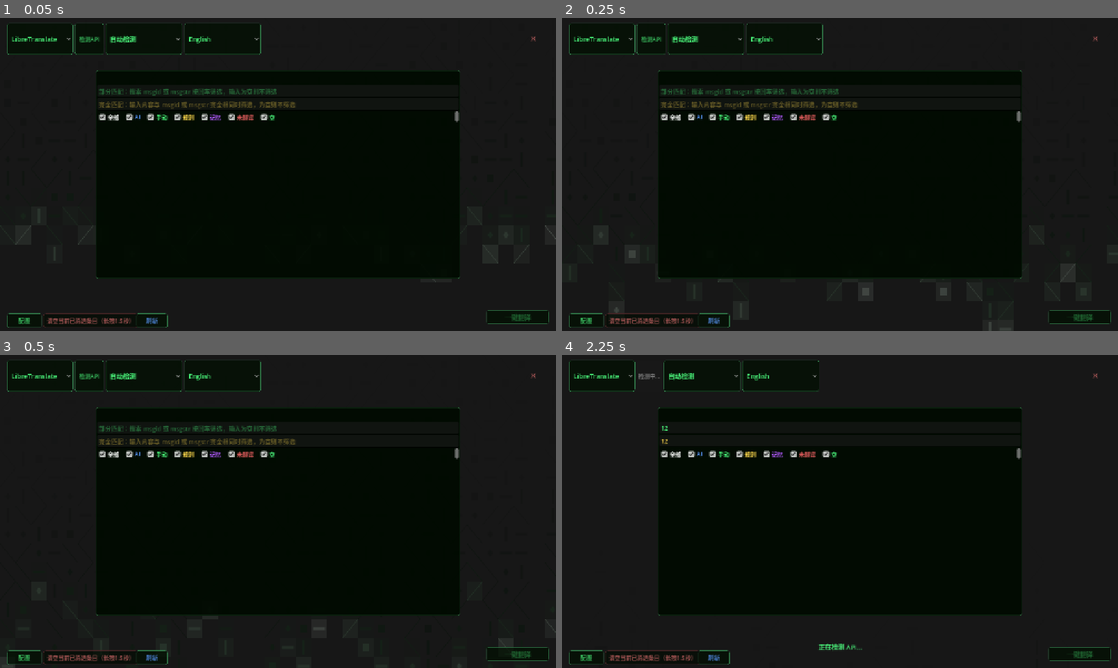
Above: before the commit, frames 1-4 (two rows, left to right).
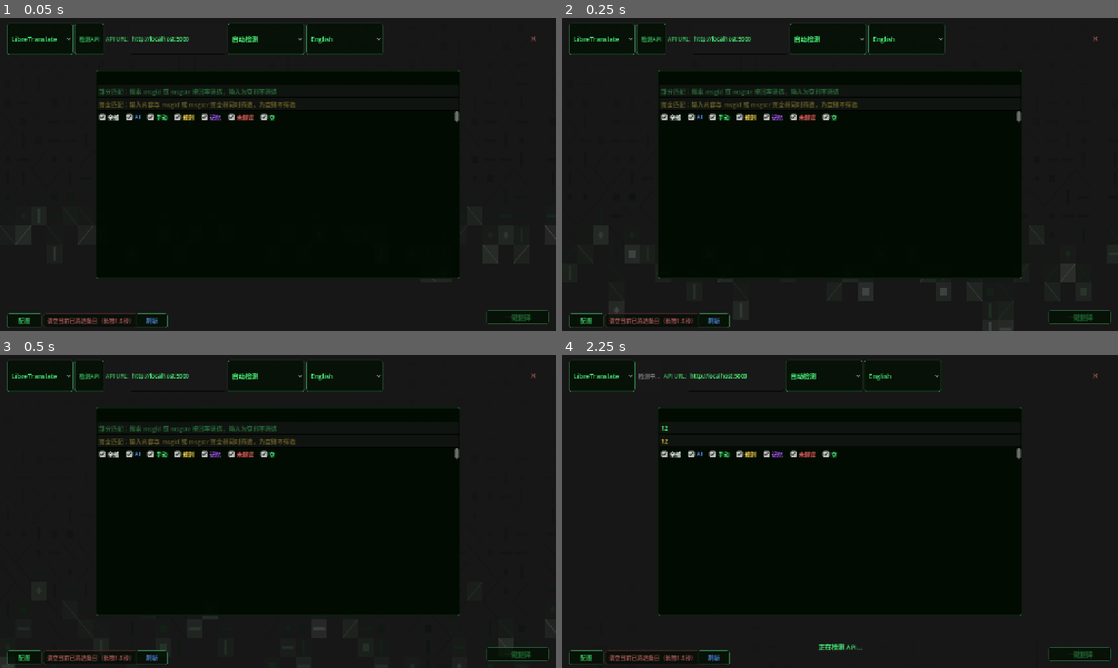
Above: after the commit, the same moments.

Repository: HeroopGames/PoTranslator--byHAN-Godot
Game: Godot game, scene res://Main/Translate/translate.tscn
Two runs of this game, one before a commit and one after it. Both use one fixed random seed, a clock stepped at 60 frames per second and the inputs below. This scene is started directly instead of the project's main scene.
Inputs (mouse positions are in pixels of both pictures, inside the frame that each line leads up to):
- Up to frame 1 (0.05 s): no input
- Up to frame 2 (0.25 s): no input
- Up to frame 3 (0.5 s): no input
- Up to frame 4 (2.25 s): click (840, 426) at 0.52 s; type "12" at 0.6 s; click (840, 442) at 0.75 s; type "12" at 0.83 s; click "LibreTranslate" at 1.25 s; click "检测API" at 2 s

The runs differ from the first frame. In frame 1, 0.7% of the frame differs, in the area x 19-69%, y 1-12%; in frame 2, 0.7%; in frame 3, 0.7%; in frame 4, 0.7%.

Commit message:
新增了LibreTranslate端口切换

Diff:
--- a/Project/po-translator-by-heroop/Main/Translate/translate.gd
+++ b/Project/po-translator-by-heroop/Main/Translate/translate.gd
@@ -74,6 +74,8 @@
 # — UI 节点
 @onready var api_option: OptionButton = $TopBar/ApiOption
 @onready var api_check_btn: Button = $TopBar/ApiCheckBtn
+@onready var api_url_edit: LineEdit = $TopBar/ApiUrlEdit
+@onready var api_url_label: Label = $TopBar/ApiUrlLabel
 @onready var main_panel: Panel = $MainPanel
 @onready var tab_bar: HBoxContainer = $MainPanel/TabBar
 @onready var content_scroll: ScrollContainer = $MainPanel/ContentScroll
@@ -131,6 +133,7 @@
 	_setup_api_options()
 	_setup_lang_options()
 	translate_progress_box.visible = false
+	_update_api_url_visibility()
 
 	api_option.item_selected.connect(_on_api_option_selected)
 
@@ -946,7 +949,9 @@
 	var api_url: String
 	if api_idx == 0:
 		api_type = "libretranslate"
-		api_url = "http://localhost:5000"
+		api_url = api_url_edit.text.strip_edges()
+		if api_url.is_empty():
+			api_url = "http://localhost:5000"
 	else:
 		api_type = "google"
 		api_url = ""
@@ -1119,7 +1124,13 @@
 func _on_api_option_selected(_index: int) -> void:
 	_api_available = false
 	translate_btn.disabled = true
+	_update_api_url_visibility()
 	_check_current_api()
+
+func _update_api_url_visibility() -> void:
+	var is_libre: bool = api_option.selected == 0
+	api_url_edit.visible = is_libre
+	api_url_label.visible = is_libre
 
 func _check_current_api() -> void:
 	if _api_checking:
@@ -1135,7 +1146,9 @@
 	var api_type: String
 	if api_idx == 0:
 		api_type = "libretranslate"
-		url = "http://localhost:5000"
+		url = api_url_edit.text.strip_edges()
+		if url.is_empty():
+			url = "http://localhost:5000"
 	else:
 		api_type = "google"
 		url = "https://translate.googleapis.com/translate_a/single?client=gtx&dt=t&sl=en&tl=zh&q=test"
--- a/Project/po-translator-by-heroop/Main/Translate/translate.tscn
+++ b/Project/po-translator-by-heroop/Main/Translate/translate.tscn
@@ -106,6 +106,21 @@
 theme_override_styles/hover = SubResource("StyleBox_option_hover")
 text = "检测API"
 
+[node name="ApiUrlLabel" type="Label" parent="TopBar" unique_id=-372819401]
+layout_mode = 2
+theme_override_colors/font_color = Color(0.3, 1, 0.5, 0.7)
+theme_override_font_sizes/font_size = 13
+text = "API URL:"
+
+[node name="ApiUrlEdit" type="LineEdit" parent="TopBar" unique_id=-372819402]
+custom_minimum_size = Vector2(220, 0)
+layout_mode = 2
+theme_override_colors/font_color = Color(0.3, 1, 0.5, 1)
+theme_override_colors/font_placeholder_color = Color(0.3, 1, 0.5, 0.35)
+theme_override_font_sizes/font_size = 13
+placeholder_text = "http://localhost:5000"
+text = "http://localhost:5000"
+
 [node name="SrcLangOption" type="OptionButton" parent="TopBar" unique_id=2109384756]
 layout_mode = 2
 theme_override_colors/font_color = Color(0.3, 1, 0.5, 1)
